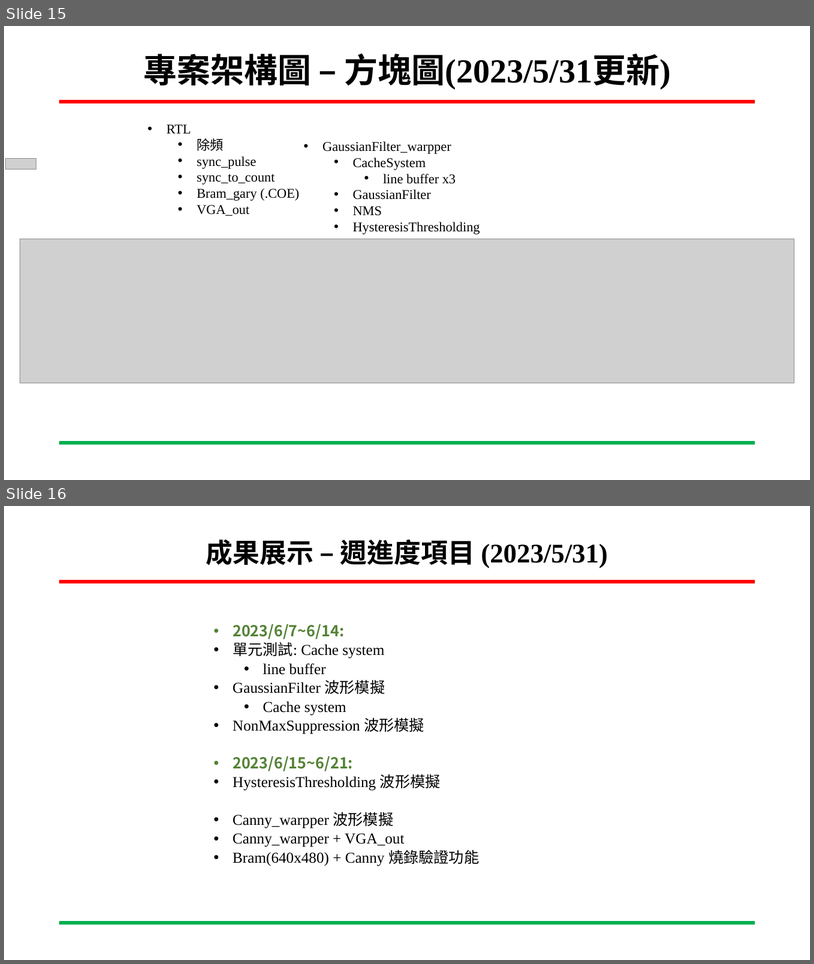
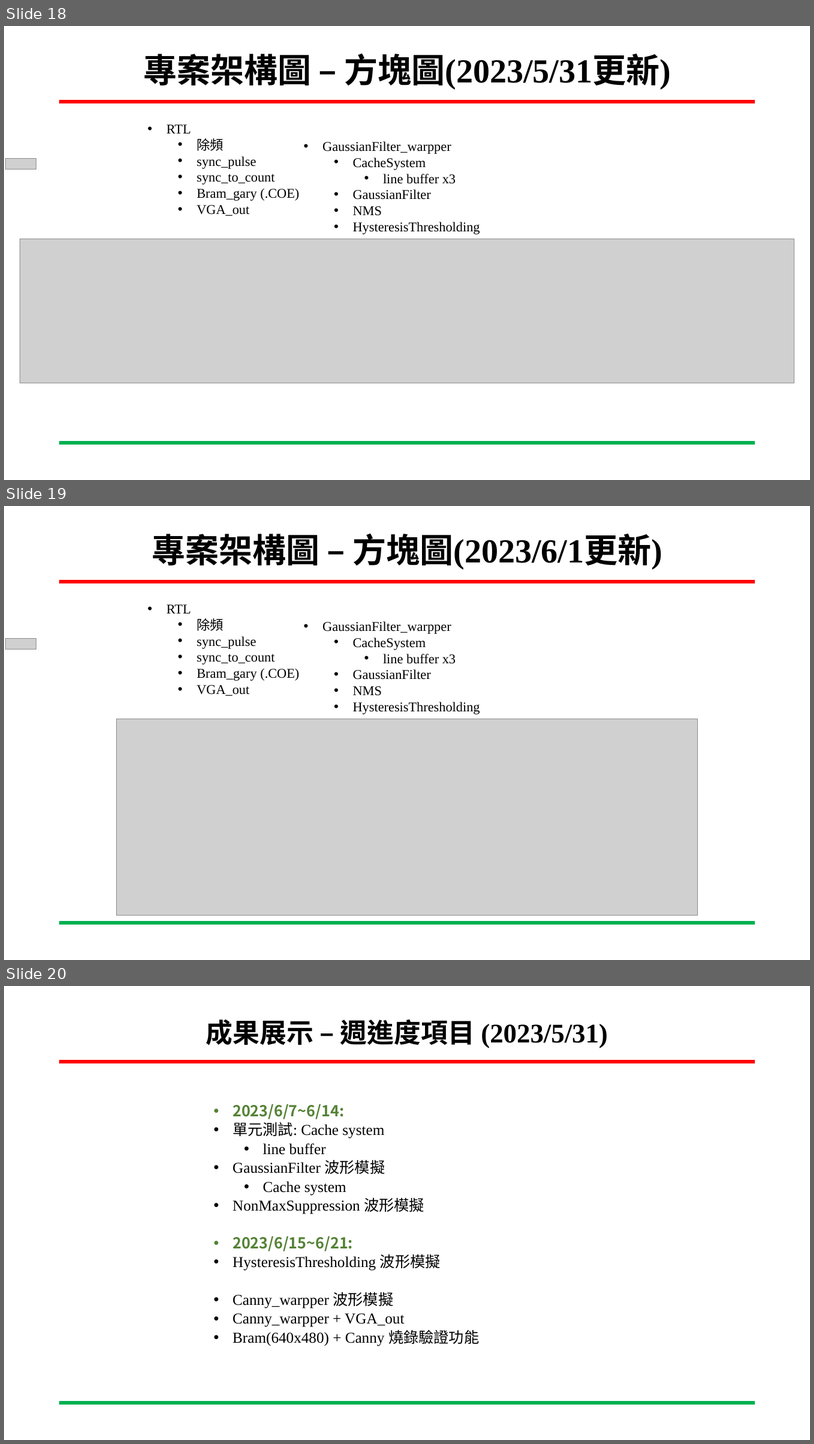
Before and after one commit to ing0331/FPGA, a slide deck: HW8_Canny_BRam/N06-Tutorial/專案進度報告-Canny_VGA-吳東穎-20230607.pptx. Shown one above the other, each under a label of ours: slides 15 and 16 before the commit, slides 18, 19 and 20 after it. The pictures are 814x964 and 814x1444 pixels, drawn with LibreOffice and Linux fonts; fonts in the diff are those of the drawing; grey boxes stand for pictures; background and template pictures are left out. Boxes give left, top, right and bottom in pixels: in the first picture for what was removed or moved away, otherwise in the second. Text is boxed around its words. In the diff, an @@ line names an element or a change of style, - is before the commit and + after.

```diff
--- a/HW8_Canny_BRam/N06-Tutorial/專案進度報告-Canny_VGA-吳東穎-20230607.pptx
+++ b/HW8_Canny_BRam/N06-Tutorial/專案進度報告-Canny_VGA-吳東穎-20230607.pptx
@@ slide 19 added at box(4, 506, 810, 960), background #FFFFFF; not listed: 2 template elements that a slide beside it also shows @@
@@ title added at box(152, 533, 663, 570), 40 pt, text #000000, bold @@
+專案架構圖 – 方塊圖(2023/6/1更新)
@@ text added at box(167, 604, 299, 696), 16 pt, text #000000 @@
+  • RTL
+    • 除頻
+    • sync_pulse
+    • sync_to_count
+    • Bram_gary (.COE)
+    • VGA_out
@@ text added at box(323, 621, 480, 714), 16 pt, text #000000 @@
+    • GaussianFilter_warpper
+      • CacheSystem
+        • line buffer x3
+      • GaussianFilter
+      • NMS
+      • HysteresisThresholding
@@ picture added at box(6, 638, 36, 649) @@
@@ picture added at box(117, 718, 698, 915) @@
@@ what was slide 15 is now slide 18 @@
@@ what was slide 16 is now slide 20 @@
```
Also in this commit, not shown: 5 slides changed, 5 other slides added.
